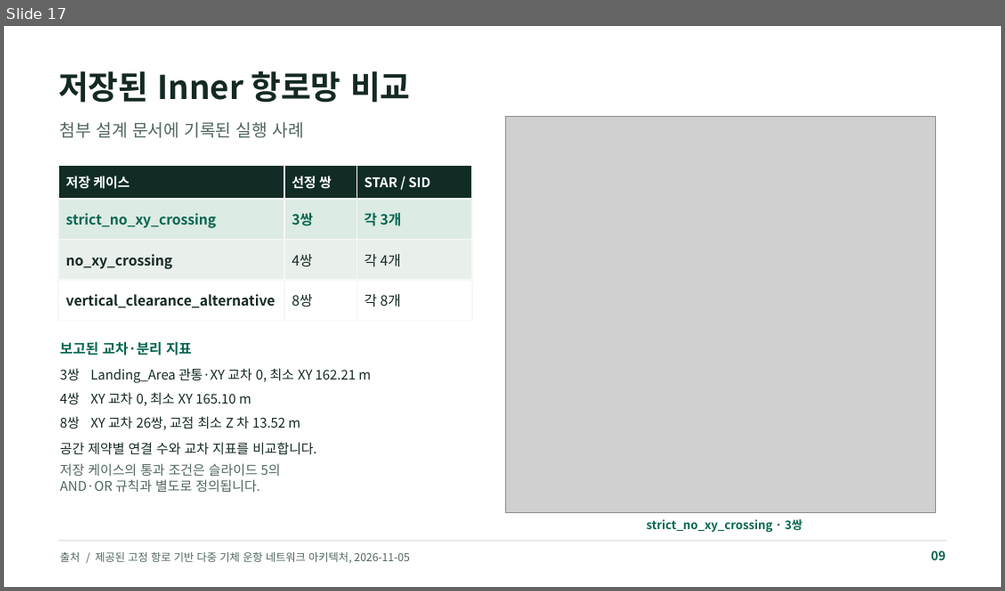
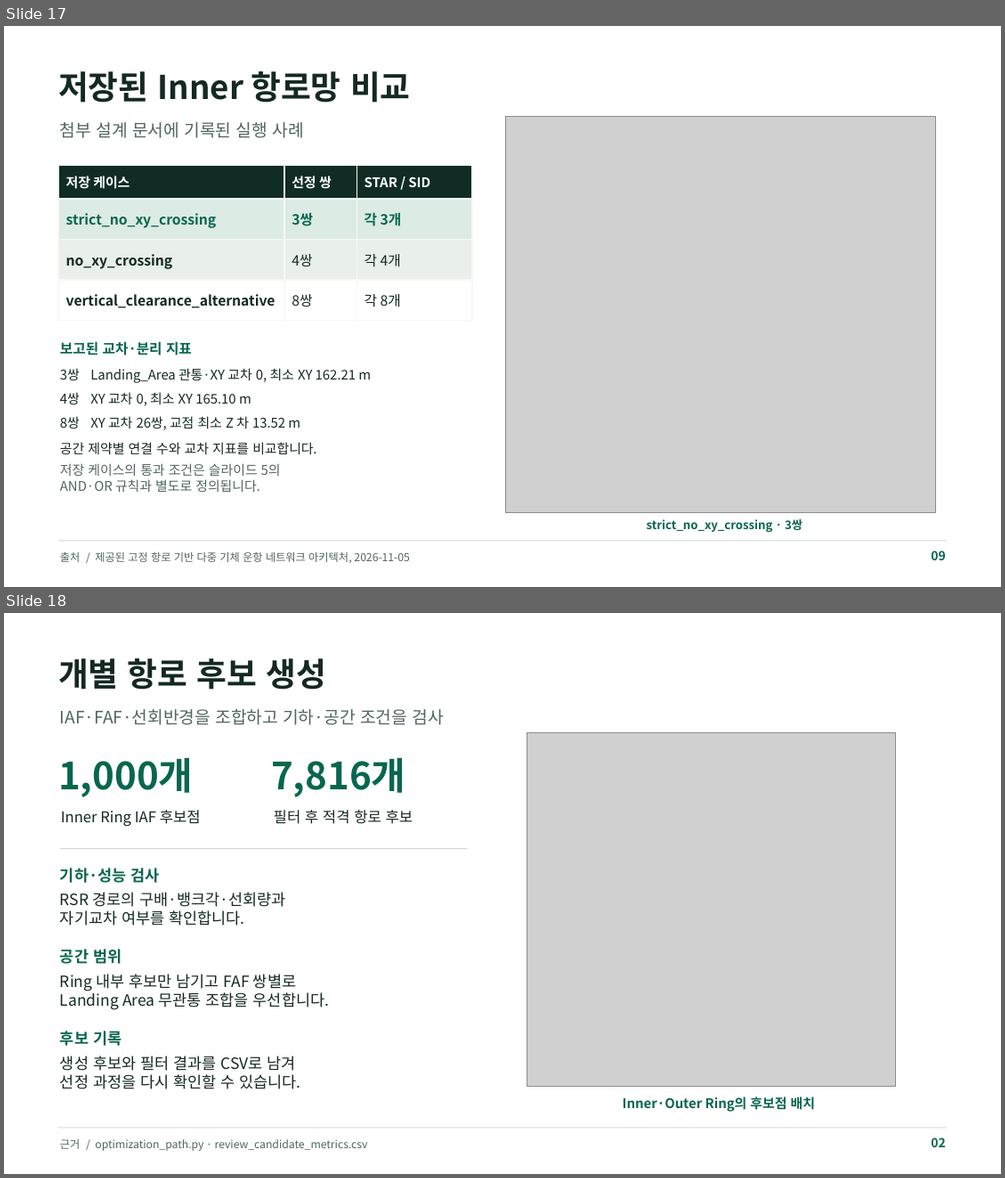
Before and after one commit to shung2001/Landing_Depature_Process, a slide deck: 수정본_20261103/UAM_Ring_Approach_Design.pptx. Shown one above the other, each under a label of ours: slide 17 before the commit, slides 17 and 18 after it. The pictures are 1005x591 and 1005x1178 pixels, drawn with LibreOffice and Linux fonts; fonts in the diff are those of the drawing; grey boxes stand for pictures. Boxes give left, top, right and bottom in pixels: in the first picture for what was removed or moved away, otherwise in the second. Text is boxed around its words. In the diff, an @@ line names an element or a change of style, - is before the commit and + after.

```diff
--- a/수정본_20261103/UAM_Ring_Approach_Design.pptx
+++ b/수정본_20261103/UAM_Ring_Approach_Design.pptx
@@ slide 18 added at <box>4,613,1001,1174</box>, background #FFFFFF @@
@@ text added at <box>58,658,327,690</box>, 31.5 pt, text #142923, bold @@
+개별 항로 후보 생성
@@ text added at <box>60,709,443,725</box>, 16.5 pt, text #50665D @@
+IAF·FAF·선회반경을 조합하고 기하·공간 조건을 검사
@@ picture added at <box>526,733,896,1086</box> @@
@@ text added at <box>58,757,193,797</box>, 36 pt, text #086650, bold @@
+1,000개
@@ text added at <box>271,757,405,797</box>, 36 pt, text #086650, bold @@
+7,816개
@@ text added at <box>61,810,201,826</box>, 14.2 pt, text #142923 @@
+Inner Ring IAF 후보점
@@ text added at <box>274,810,413,824</box>, 14.2 pt, text #142923 @@
+필터 후 적격 항로 후보
@@ rectangle added at <box>60,849,468,850</box>, fill #CFDBD3 @@
@@ text added at <box>60,868,160,883</box>, 15 pt, text #086650, bold @@
+기하·성능 검사
@@ text added at <box>60,892,286,925</box>, 15 pt, text #142923 @@
+RSR 경로의 구배·뱅크각·선회량과
+자기교차 여부를 확인합니다.
@@ text added at <box>60,949,121,964</box>, 15 pt, text #086650, bold @@
+공간 범위
@@ text added at <box>60,973,329,1010</box>, 15 pt, text #142923 @@
+Ring 내부 후보만 남기고 FAF 쌍별로
+Landing Area 무관통 조합을 우선합니다.
@@ text added at <box>60,1030,121,1046</box>, 15 pt, text #086650, bold @@
+후보 기록
@@ text added at <box>60,1055,300,1089</box>, 15 pt, text #142923 @@
+생성 후보와 필터 결과를 CSV로 남겨
+선정 과정을 다시 확인할 수 있습니다.
@@ text added at <box>623,1096,815,1111</box>, 12.8 pt, text #086650, bold @@
+Inner·Outer Ring의 후보점 배치
@@ rectangle added at <box>58,1127,947,1128</box>, fill #CFDBD3 @@
@@ text added at <box>60,1139,368,1151</box>, 10.5 pt, text #50665D @@
+근거 / optimization_path.py · review_candidate_metrics.csv
@@ text added at <box>930,1137,945,1147</box>, 12 pt, text #086650, bold @@
+02
```
Also in this commit, not shown: 2 slides changed, 2 other slides added, 9 other files.
